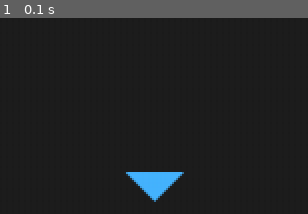
Above: before the commit, frame 1.
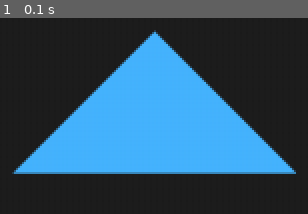
Above: after the commit, the same moment.

Repository: rodrigomnetto/3d-graphics-from-scratch
Game: pygame game, started from src/pygame_3d_renderer/renderer.py
Same seed, same stepped clock (60 frames per second), same inputs: the game is played once before the commit and once after it.
Inputs:
- Up to frame 1 (0.1 s): no input

The runs differ from the first frame. In frame 1, 36% of the frame differs, in the area x 3-97%, y 6-94%.

Commit message:
added new 3d vector functions

Diff:
--- a/src/pygame_3d_renderer/renderer.py
+++ b/src/pygame_3d_renderer/renderer.py
@@ -1,5 +1,5 @@
 import pygame
-
+from . import vector
 
 X_SIZE = 1280
 Y_SIZE = 1024
@@ -14,7 +14,9 @@
     pygame.display.set_caption("Simple Pygame Triangle")
     clock = pygame.time.Clock()
 
-    cartesian_triangle = [(-20, 0), (0, 20), (20, 0)]
+    cartesian_triangle = [(-100, 0), (0, 100), (100, 0)]
+
+    cartesian_triangle = vector.rotate_2d_polygon(180, cartesian_triangle)
 
     triangle = list(map(map_from_cartesian_to_pixels, cartesian_triangle))
     background_color = (30, 30, 30)
--- a/src/pygame_3d_renderer/vector.py
+++ b/src/pygame_3d_renderer/vector.py
@@ -15,7 +15,7 @@
     return tuple([factor * coord for coord in vector])
 
 def length(vector):
-    return sqrt(sum(coord ** 2) for coord in vector)
+    return sqrt(sum(coord ** 2 for coord in vector))
 
 def to_polar(vector):
     return (length(vector), atan2(vector[1], vector[0]))
@@ -42,3 +42,21 @@
     length, angle_rad = to_polar(vector)
     new_angle = angle_rad + radians(angle)
     return to_cartesian((length, new_angle))
+
+def rotate_2d_polygon(angle, polygon):
+    return [rotate (angle, v) for v in polygon]
+
+def face_to_2d(face):
+    face_2d = []
+    for vertice in face:
+        x,y,_ = vertice
+        face_2d.append((x,y))
+    return face_2d
+
+def normal(face):
+    return cross_product(subtract(face[0], face[1]), subtract(face[0], face[2]))
+
+def unit(vector):
+    l = length(vector)
+    factor = 1/l
+    return scale(factor, vector)
